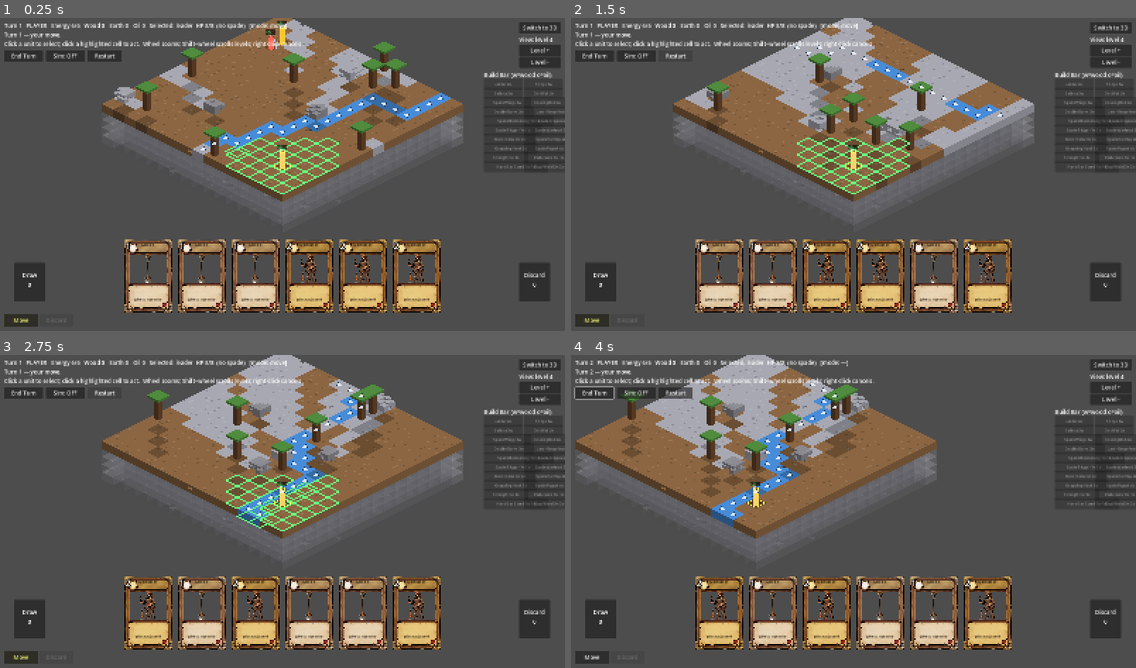
Above: before the commit, frames 1-4 (two rows, left to right).
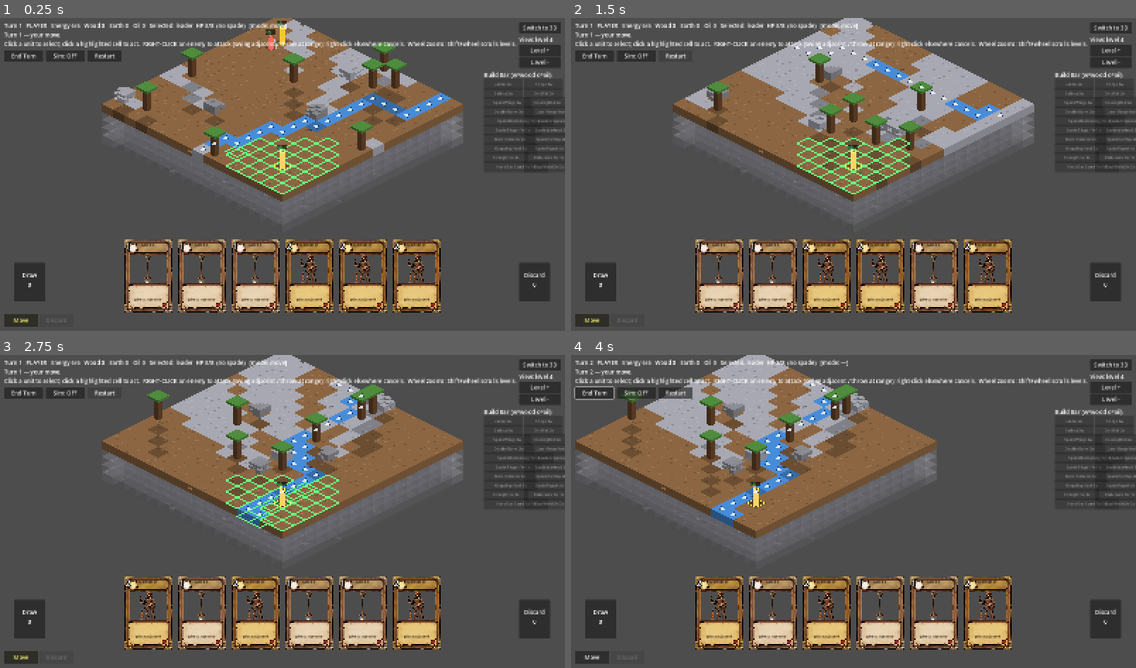
Above: after the commit, the same moments.

Repository: lgtmann/ASAS
Game: Godot game, scene res://scenes/main.tscn
Same seed, same stepped clock (60 frames per second), same inputs: the game is played once before the commit and once after it.
Inputs (mouse positions are in pixels of both pictures, inside the frame that each line leads up to):
- Up to frame 1 (0.25 s): no input
- Up to frame 2 (1.5 s): click "Restart" at 0.5 s; click "Restart" at 1.25 s
- Up to frame 3 (2.75 s): click "Restart" at 2 s
- Up to frame 4 (4 s): click "End Turn" at 2.75 s; tap A at 3.5 s; move the mouse to (977, 498) at 3.52 s; hold D from 3.53 s (still down); click (977, 498) at 3.67 s

The runs differ from the first frame. In frame 1, 0.7% of the frame differs, in the area x 25-92%, y 7-10%; in frame 2, 0.7%; in frame 3, 0.7%; in frame 4, 0.7%.

Commit message:
Right-click attacks: swing adjacent enemies, throw spade at ranged ones

Diff:
--- a/scripts/iso_view.gd
+++ b/scripts/iso_view.gd
@@ -801,7 +801,7 @@
 			MOUSE_BUTTON_LEFT:
 				_on_click(get_local_mouse_position())
 			MOUSE_BUTTON_RIGHT:
-				_cancel_action()
+				_on_right_click(get_local_mouse_position())
 			MOUSE_BUTTON_WHEEL_UP:
 				if event.shift_pressed:
 					_set_view_level(view_level + 1)
@@ -838,6 +838,26 @@
 func _refresh_level_label() -> void:
 	if level_label != null:
 		level_label.text = "View: level %d" % view_level
+
+# Right-click = attack when it lands on an enemy: swing if adjacent (Chebyshev
+# 1, diagonals included), throw the spade if within throw range. Anywhere else,
+# right-click keeps its cancel behaviour.
+func _on_right_click(p: Vector2) -> void:
+	if _ai_running or gs.is_over:
+		return
+	var sel = gs.selected
+	if sel != null and sel.team == 0 and sel.spade != null:
+		var target = _pick_unit(p)
+		if target != null and target.team != 0 and target.is_alive():
+			var d: int = gs._cheb3(sel.grid, target.grid)
+			if d <= 1:
+				gs.swing_at(sel, target.grid)
+			elif d <= sel.spade.throw_range:
+				gs.throw_at(sel, target.grid)
+			else:
+				gs.notice.emit("Out of range — throw reaches %d." % sel.spade.throw_range)
+			return
+	_cancel_action()
 
 func _cancel_action() -> void:
 	if _ai_running or gs.is_over or _combo_animating:
@@ -1061,7 +1081,7 @@
 	info_label = _label(Vector2(12, 10))
 	status_label = _label(Vector2(12, 36))
 	hint_label = _label(Vector2(12, 62))
-	hint_label.text = "Click a unit to select; click a highlighted cell to act.  Wheel zooms; Shift+wheel scrolls levels; right-click cancels."
+	hint_label.text = "Click a unit to select; click a highlighted cell to act.  RIGHT-CLICK an enemy to attack (swing adjacent / throw at range); right-click elsewhere cancels.  Wheel zooms; Shift+wheel scrolls levels."
 	end_turn_btn = Button.new()
 	end_turn_btn.text = "End Turn"
 	end_turn_btn.position = Vector2(12, 92)
